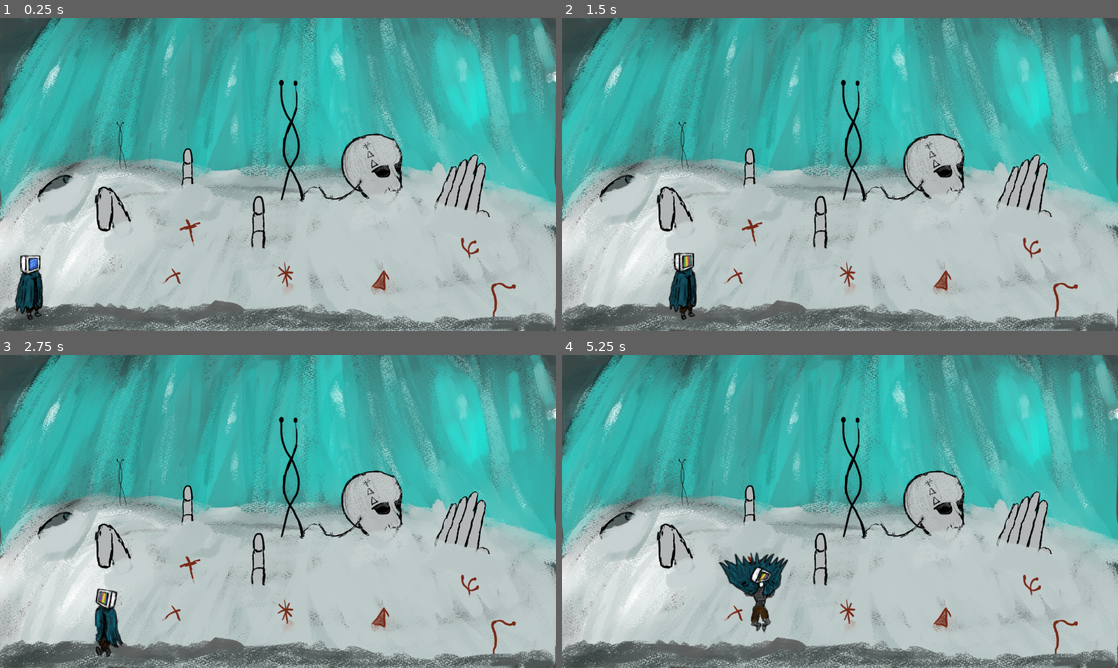
Above: before the commit, frames 1-4 (two rows, left to right).
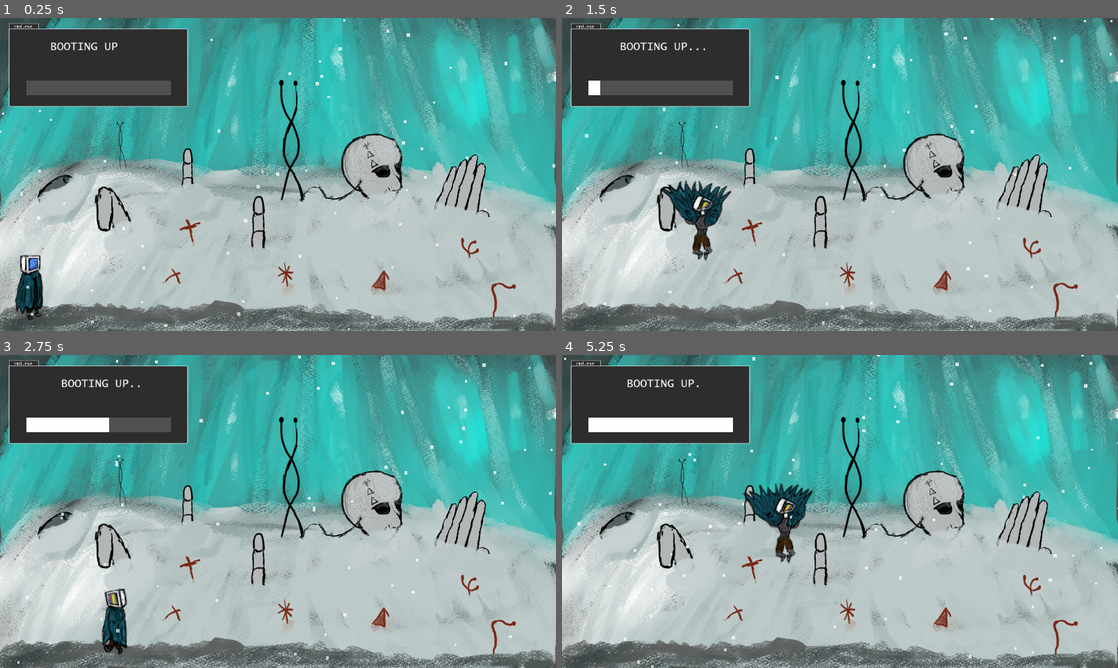
Above: after the commit, the same moments.

Repository: rainy-day-game/Project-Freeze
Game: Godot game, scene res://Rooms/room_1.tscn
Same seed, same stepped clock (60 frames per second), same inputs: the game is played once before the commit and once after it. This scene is started directly instead of the project's main scene.
Inputs:
- Up to frame 1 (0.25 s): no input
- Up to frame 2 (1.5 s): tap Enter (ui_accept) at 0.5, 0.77 s; hold Right (ui_right) from 0.53 s (still down)
- Up to frame 3 (2.75 s): tap Enter (ui_accept) at 1.52 s; release Right (ui_right) at 2.03 s; hold Left (ui_left) from 2.03 s (still down)
- Up to frame 4 (5.25 s): release Left (ui_left) at 2.78 s; hold Right (ui_right) 2.78-4.28 s; tap Enter (ui_accept) at 3.02, 3.77, 4.52 s; hold Left (ui_left) 4.28-5.03 s; hold Right (ui_right) from 5.03 s (still down)

The runs differ from the first frame. In frame 1, 8.4% of the frame differs, in the area x 0-100%, y 0-100%; in frame 2, 10%; in frame 3, 9.3%; in frame 4, 11%.

Commit message:
tweaked player movement

Diff:
--- a/Rooms/Room 2.tscn
+++ b/Rooms/Room 2.tscn
@@ -1,8 +1,7 @@
-[gd_scene load_steps=5 format=3 uid="uid://dijyxs662ai8l"]
+[gd_scene load_steps=4 format=3 uid="uid://d0b4440d7fuqn"]
 
 [ext_resource type="Texture2D" uid="uid://cg01sswd5k6gs" path="res://art assets/rooms/mountain pass/Mountain Pass_0000.png" id="1_glh81"]
 [ext_resource type="PackedScene" uid="uid://b3rcve8ampq0s" path="res://Scene Assets/Player.tscn" id="2_7wv68"]
-[ext_resource type="PackedScene" uid="uid://cfs2g24c1oh5t" path="res://Snow.tscn" id="3_y565d"]
 
 [sub_resource type="PhysicsMaterial" id="PhysicsMaterial_5vcfa"]
 
@@ -28,7 +27,17 @@
 [node name="Player" parent="." instance=ExtResource("2_7wv68")]
 position = Vector2(-3, 554)
 
-[node name="Snow" parent="." instance=ExtResource("3_y565d")]
+[node name="Snow" parent="."]
+_import_path = NodePath("")
+unique_name_in_owner = false
+process_mode = 0
+process_priority = 0
+process_physics_priority = 0
+process_thread_group = 0
+physics_interpolation_mode = 0
+auto_translate_mode = 0
+editor_description = ""
 position = Vector2(582, 360)
 scale = Vector2(0.898438, 1.00833)
 frame_progress = 0.172008
+script = null
--- a/Rooms/room_1.tscn
+++ b/Rooms/room_1.tscn
@@ -1,55 +1,15 @@
-[gd_scene load_steps=13 format=3 uid="uid://dy87mx71j0ikl"]
+[gd_scene load_steps=7 format=3 uid="uid://dy87mx71j0ikl"]
 
 [ext_resource type="PackedScene" uid="uid://b1qu8xsjui7ah" path="res://Scene Assets/transition_screen.tscn" id="1_e44gc"]
-[ext_resource type="Texture2D" path="res://art assets/Command prompt images/blackscreen_0000.png" id="2_0xbyx"]
-[ext_resource type="Texture2D" path="res://art assets/Command prompt images/blackscreen_0001.png" id="3_tctky"]
-[ext_resource type="Texture2D" path="res://art assets/Command prompt images/blackscreen_0002.png" id="4_mbyv2"]
-[ext_resource type="Texture2D" path="res://art assets/Command prompt images/blackscreen_0003.png" id="5_yl2o2"]
-[ext_resource type="Texture2D" path="res://art assets/Command prompt images/blackscreen_0004.png" id="6_1vpd3"]
-[ext_resource type="Texture2D" path="res://art assets/Command prompt images/blackscreen_0005.png" id="7_plpdk"]
-[ext_resource type="Texture2D" path="res://art assets/Command prompt images/blackscreen_0006.png" id="8_osbfr"]
+[ext_resource type="PackedScene" uid="uid://dpv01x6bshd0m" path="res://Scene Assets/Snow_Test.tscn" id="5_njmxw"]
+[ext_resource type="PackedScene" uid="uid://cbyqs7lkh7xa7" path="res://Scene Assets/text.tscn" id="6_rwrhf"]
 [ext_resource type="PackedScene" uid="uid://b3rcve8ampq0s" path="res://Scene Assets/Player.tscn" id="9_w8ymp"]
 [ext_resource type="Texture2D" uid="uid://f4nrhlb1lk1w" path="res://art assets/rooms/test area/Back Ground_0000.png" id="10_d7gps"]
 [ext_resource type="PackedScene" uid="uid://1ajjnb7ts3if" path="res://Scene Assets/room_transition_trigger.tscn" id="11_i5cay"]
 
-[sub_resource type="SpriteFrames" id="SpriteFrames_bvp71"]
-animations = [{
-"frames": [{
-"duration": 1.0,
-"texture": ExtResource("2_0xbyx")
-}, {
-"duration": 1.0,
-"texture": ExtResource("3_tctky")
-}, {
-"duration": 1.0,
-"texture": ExtResource("4_mbyv2")
-}, {
-"duration": 1.0,
-"texture": ExtResource("5_yl2o2")
-}, {
-"duration": 1.0,
-"texture": ExtResource("6_1vpd3")
-}, {
-"duration": 1.0,
-"texture": ExtResource("7_plpdk")
-}, {
-"duration": 1.0,
-"texture": ExtResource("8_osbfr")
-}],
-"loop": true,
-"name": &"Black screen",
-"speed": 5.0
-}]
-
 [node name="Room1" type="Node2D"]
 
 [node name="TransitionScreen" parent="." instance=ExtResource("1_e44gc")]
-
-[node name="Command screen" type="AnimatedSprite2D" parent="."]
-position = Vector2(-16, 579)
-sprite_frames = SubResource("SpriteFrames_bvp71")
-animation = &"Black screen"
-frame_progress = 0.133406
 
 [node name="Camera2D" type="Camera2D" parent="."]
 position = Vector2(577, 325)
@@ -62,6 +22,7 @@
 position = Vector2(577, 325)
 scale = Vector2(0.901215, 0.901389)
 texture = ExtResource("10_d7gps")
+metadata/_edit_lock_ = true
 
 [node name="StaticBody2D" type="StaticBody2D" parent="Room 1"]
 position = Vector2(-640.247, -360.555)
@@ -104,3 +65,10 @@
 scale = Vector2(1.10961, 1.1094)
 next_room = NodePath("../../Room 1")
 spawn_point = NodePath("../../Room 1/Spawn Point 2")
+
+[node name="SnowTest" parent="." instance=ExtResource("5_njmxw")]
+position = Vector2(1318, -228)
+
+[node name="Command Prompt" parent="." instance=ExtResource("6_rwrhf")]
+z_index = 10
+position = Vector2(204, 162)
--- a/Scene Assets/Scripts/Player.gd
+++ b/Scene Assets/Scripts/Player.gd
@@ -2,8 +2,8 @@
 
 @onready var animated_sprite = $AnimatedSprite2D
 @onready var squat_timer = $"Squat Timer"
-const SPEED = 200.0
-const JUMP_VELOCITY = -400.0
+const SPEED = 230.0
+const JUMP_VELOCITY = -600.0
 var last_direction = 1
 var started_jumping = false
 var jump_up_start = false
Not shown: 1 places in Scene Assets/Player.tscn that only renumber resources
